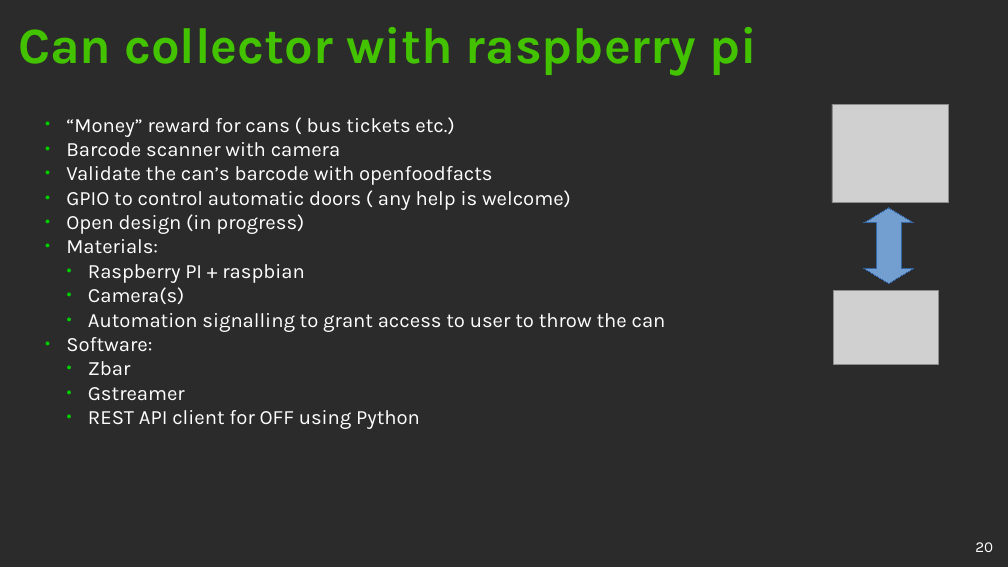
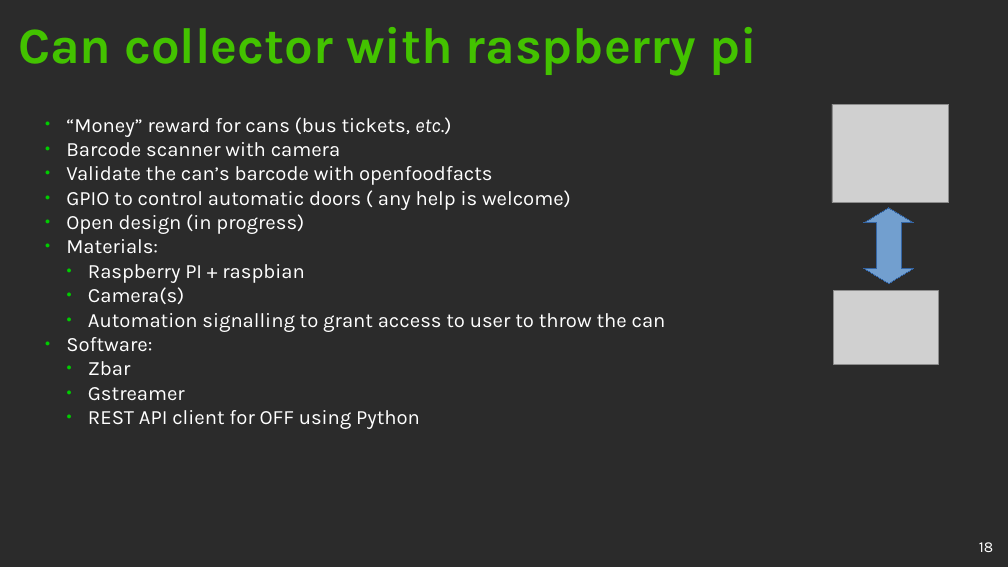
Before and after one commit to dabrain34/DabrainDocs, a slide deck: slide 18 of Presentation/OpenFoodFacts/openfoodfacts.odp (slide 20 before the commit). Drawn at 1008x567 pixels with LibreOffice and Linux fonts; fonts in the diff are those of the drawing; grey boxes stand for pictures; background and template pictures are left out; a plain dark background stands for a picture behind light text. Boxes give left, top, right and bottom in pixels: in the first picture for what was removed or moved away, otherwise in the second. Text is boxed around its words. In the diff, an @@ line names an element or a change of style, - is before the commit and + after.

```diff
--- a/Presentation/OpenFoodFacts/openfoodfacts.odp
+++ b/Presentation/OpenFoodFacts/openfoodfacts.odp
@@ text at (x1=66, y1=117, x2=451, y2=137): text changed @@
-● “Money” reward for cans ( bus tickets etc.)
+● “Money” reward for cans (bus tickets, etc.)
@@ page number at (x1=979, y1=542, x2=993, y2=552): text changed @@
-20
+18
```
Also in this commit, not shown: 13 other slides changed, 3 slides added, 1 slide removed.
